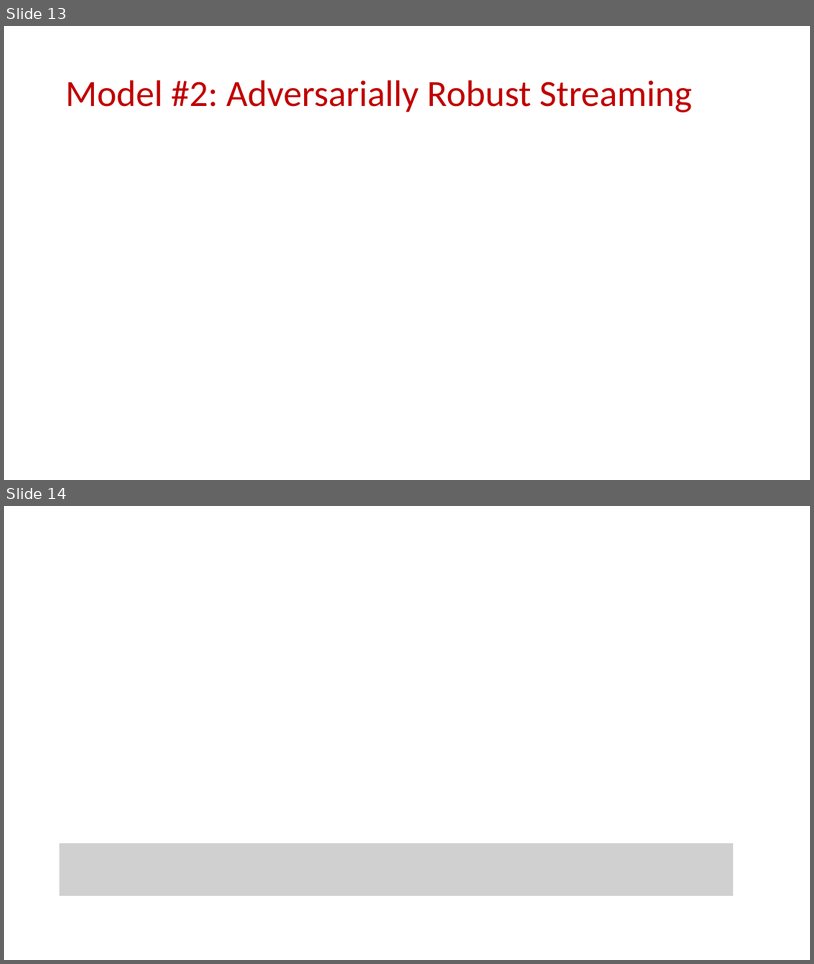
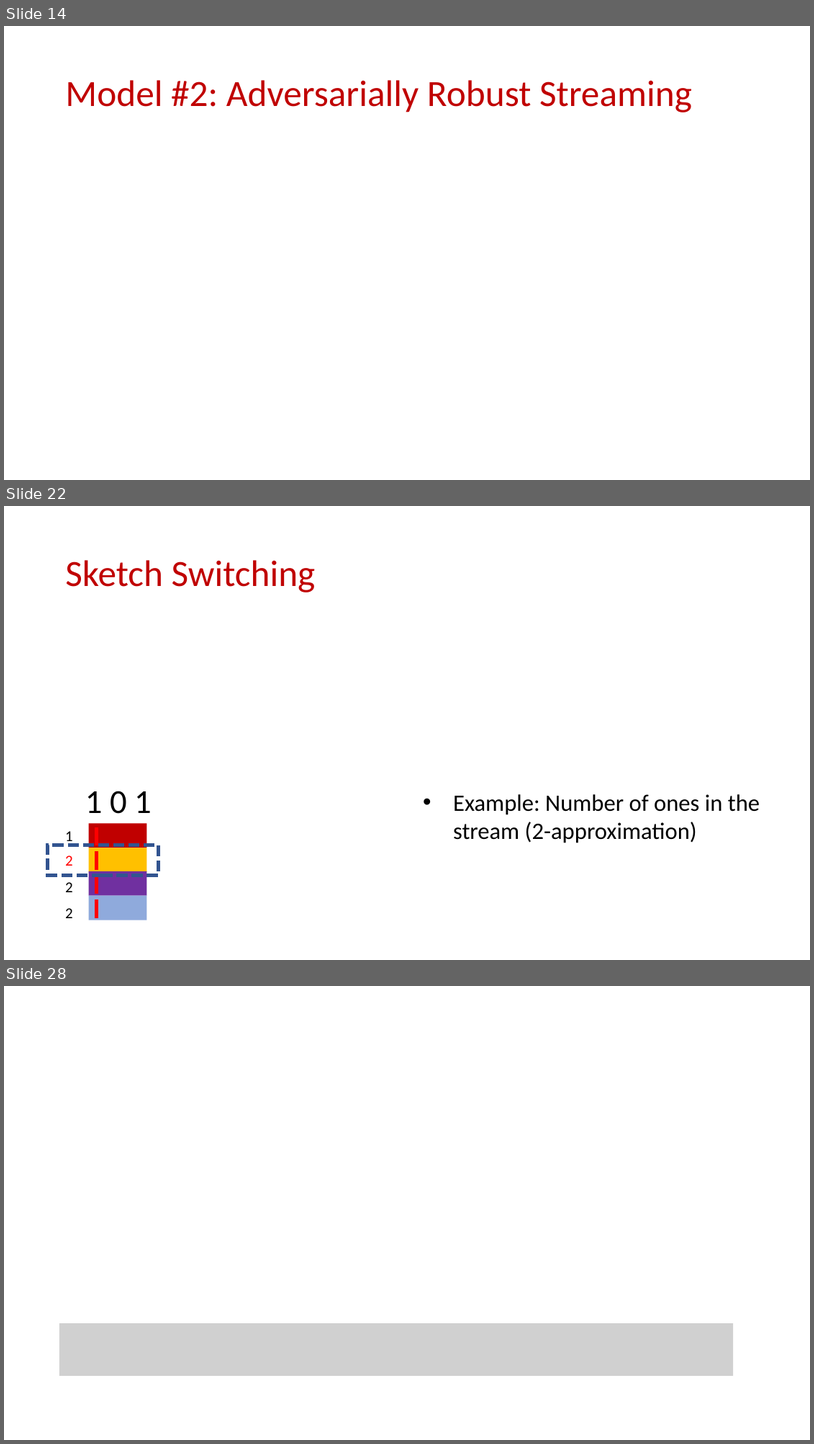
Before and after one commit to samsonzhou/samsonzhou.github.io, a slide deck: other-talks/Adversarial Robustness in the Streaming Model.pptx. Shown one above the other, each under a label of ours: slides 13 and 14 before the commit, slides 14, 22 and 28 after it; the slides between them are not shown. The pictures are 814x964 and 814x1444 pixels, drawn with LibreOffice and Linux fonts; fonts in the diff are those of the drawing; grey boxes stand for pictures. Boxes give left, top, right and bottom in pixels: in the first picture for what was removed or moved away, otherwise in the second. Text is boxed around its words. In the diff, an @@ line names an element or a change of style, - is before the commit and + after.

```diff
--- a/other-talks/Adversarial Robustness in the Streaming Model.pptx
+++ b/other-talks/Adversarial Robustness in the Streaming Model.pptx
@@ slide 22 added at <box>4,506,810,960</box>, background #FFFFFF @@
@@ title added at <box>65,560,316,592</box>, 44 pt, text #C00000 @@
+Sketch Switching
@@ text added at <box>85,790,152,813</box>, 40 pt, text #000000 @@
+1 0 1
@@ text added at <box>453,794,760,843</box>, 28 pt, text #000000 @@
+• Example: Number of ones in the stream (2-approximation)
@@ rectangle added at <box>89,823,147,847</box>, fill #C00000 @@
@@ rectangle added at <box>47,845,158,875</box>, outline #325491 4.5 pt dashed @@
@@ text added at <box>65,831,73,846</box>, 18 pt, text #000000 @@
+1
@@ rectangle added at <box>89,848,147,872</box>, fill #FFC000 @@
@@ text added at <box>65,855,73,865</box>, 18 pt, text #FF0000 @@
+2
@@ rectangle added at <box>89,871,147,895</box>, fill #7030A0 @@
@@ text added at <box>65,882,73,892</box>, 18 pt, text #000000 @@
+2
@@ text added at <box>65,908,73,918</box>, 18 pt, text #000000 @@
+2
@@ rectangle added at <box>89,896,147,920</box>, fill #8FAADC @@
@@ what was slide 13 is now slide 14 @@
@@ what was slide 14 is now slide 28 @@
```
Also in this commit, not shown: 1 slide changed, 21 other slides added, 3 slides removed, 1 other file.
